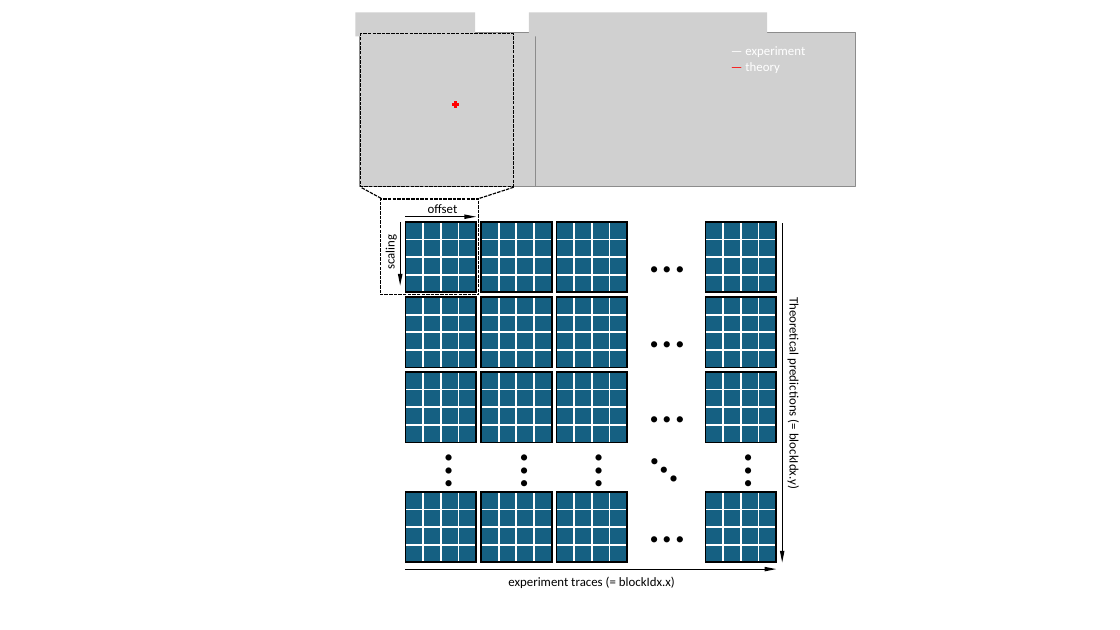
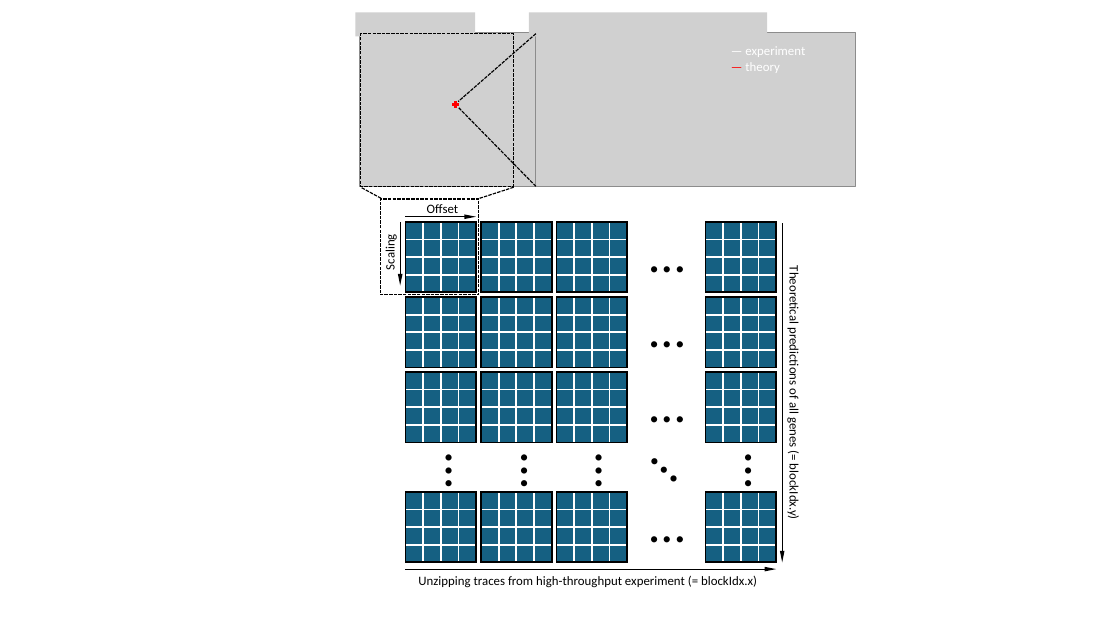
Before and after one commit to Taomihog/correlation, a slide deck: slide 2 of reference/schematics.pptx. Drawn at 1120x630 pixels with LibreOffice and Linux fonts; fonts in the diff are those of the drawing; grey boxes stand for pictures. Boxes give left, top, right and bottom in pixels: in the first picture for what was removed or moved away, otherwise in the second. Text is boxed around its words. In the diff, an @@ line names an element or a change of style, - is before the commit and + after.

```diff
--- a/reference/schematics.pptx
+++ b/reference/schematics.pptx
@@ line added from (536, 34) to (459, 102), #000000 1 pt dashed @@
@@ line added from (536, 187) to (459, 108), #000000 1 pt dashed @@
@@ text at (x1=427, y1=204, x2=459, y2=217): text changed @@
-offset
+Offset
@@ text at (x1=382, y1=237, x2=398, y2=269): text changed @@
-scaling
+Scaling
@@ text at (x1=786, y1=273, x2=802, y2=518): text changed @@
-Theoretical predictions (= blockIdx.y)
+Theoretical predictions of all genes (= blockIdx.y)
@@ text at (x1=418, y1=576, x2=757, y2=588): text changed @@
-experiment traces (= blockIdx.x)
+Unzipping traces from high-throughput experiment (= blockIdx.x)
```
Also in this commit, not shown: 3 other files.
